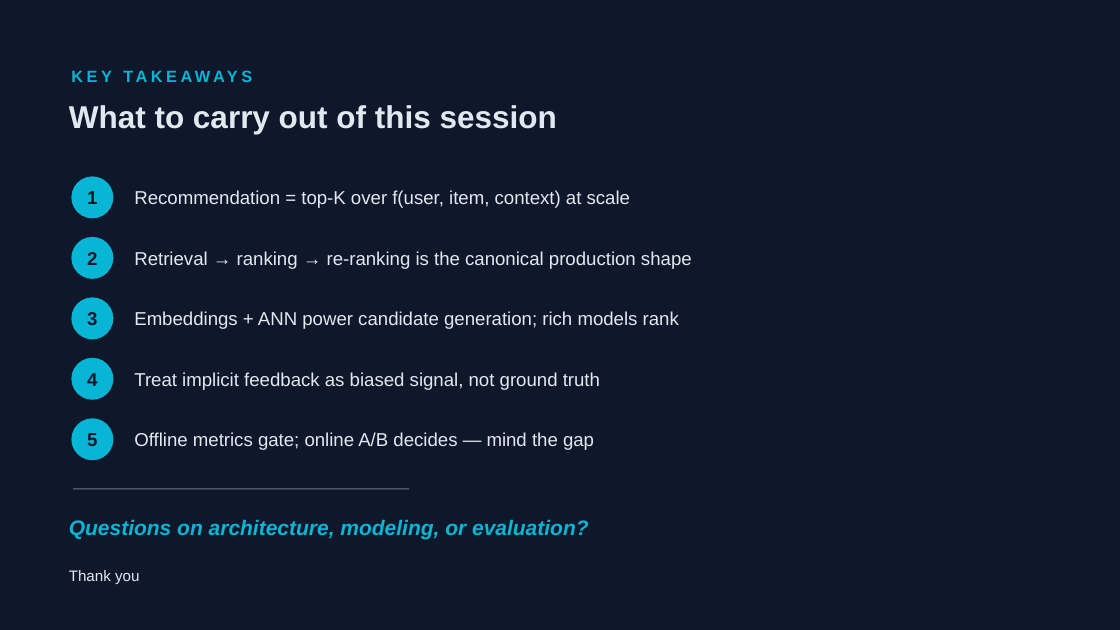
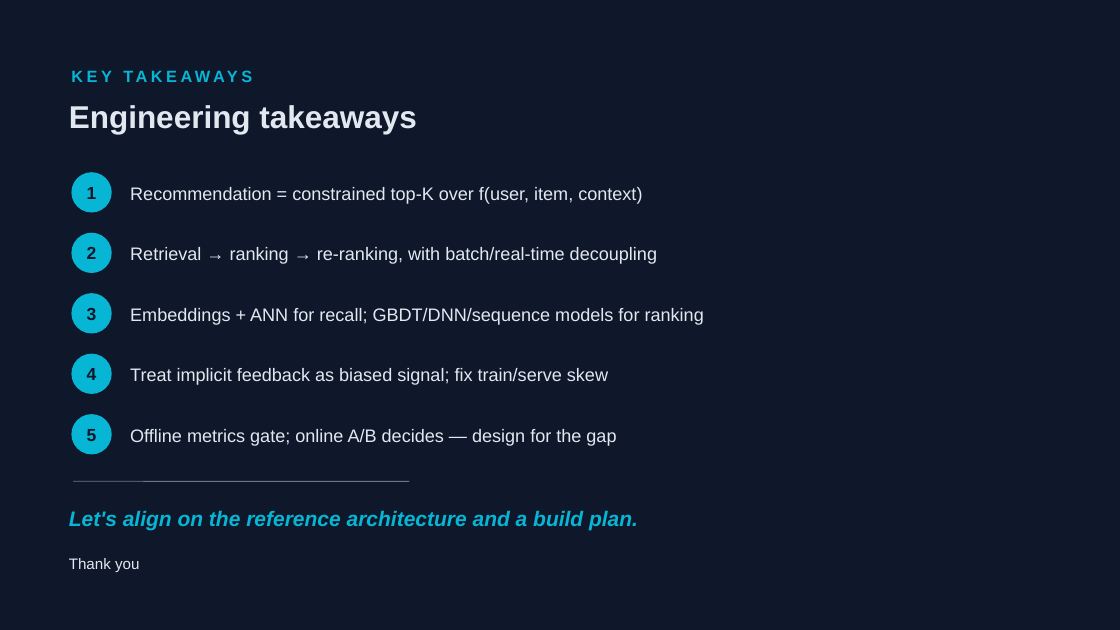
Before and after one commit to cuteolaf/rec-sys, a slide deck: slide 13 of Recommendation-Systems_Technical-Team.pptx (slide 12 before the commit). Drawn at 1120x630 pixels with LibreOffice and Linux fonts; fonts in the diff are those of the drawing. Boxes give left, top, right and bottom in pixels: in the first picture for what was removed or moved away, otherwise in the second. Text is boxed around its words. In the diff, an @@ line names an element or a change of style, - is before the commit and + after.

```diff
--- a/Recommendation-Systems_Technical-Team.pptx
+++ b/Recommendation-Systems_Technical-Team.pptx
@@ text at bbox=[69, 105, 417, 134]: text changed @@
-What to carry out of this session
+Engineering takeaways
@@ text at bbox=[130, 187, 642, 204]: text changed; size 16 to 15.5 pt @@
-Recommendation = top-K over f(user, item, context) at scale
+Recommendation = constrained top-K over f(user, item, context)
@@ text at bbox=[130, 247, 657, 264]: text changed; size 16 to 15.5 pt @@
-Retrieval → ranking → re-ranking is the canonical production shape
+Retrieval → ranking → re-ranking, with batch/real-time decoupling
@@ text at bbox=[130, 308, 704, 325]: text changed; size 16 to 15.5 pt @@
-Embeddings + ANN power candidate generation; rich models rank
+Embeddings + ANN for recall; GBDT/DNN/sequence models for ranking
@@ size 16 to 15 pt in 5 elements at bbox=[87, 187, 97, 199], bbox=[87, 247, 97, 259], bbox=[87, 308, 97, 320], bbox=[87, 429, 97, 441], bbox=[87, 368, 97, 380] @@
@@ 5 ellipses: place and size @@
-5 ellipses at bbox=[71, 176, 113, 460]
+5 ellipses at bbox=[71, 172, 112, 455]
@@ text at bbox=[130, 368, 608, 385]: text changed; size 16 to 15.5 pt @@
-Treat implicit feedback as biased signal, not ground truth
+Treat implicit feedback as biased signal; fix train/serve skew
@@ text at bbox=[130, 429, 616, 446]: text changed; size 16 to 15.5 pt @@
-Offline metrics gate; online A/B decides — mind the gap
+Offline metrics gate; online A/B decides — design for the gap
@@ line moved from (73, 489) - (409, 489) to (73, 481) - (409, 481) @@
@@ text at bbox=[69, 511, 638, 531]: text changed @@
-Questions on architecture, modeling, or evaluation?
+Let's align on the reference architecture and a build plan.
@@ text "Thank you": place and size @@
-text "Thank you" at bbox=[69, 570, 139, 584]
+text "Thank you" at bbox=[69, 558, 139, 572]
```
Also in this commit, not shown: 5 other slides changed, 13 slides added, 6 slides removed, 8 other files.
